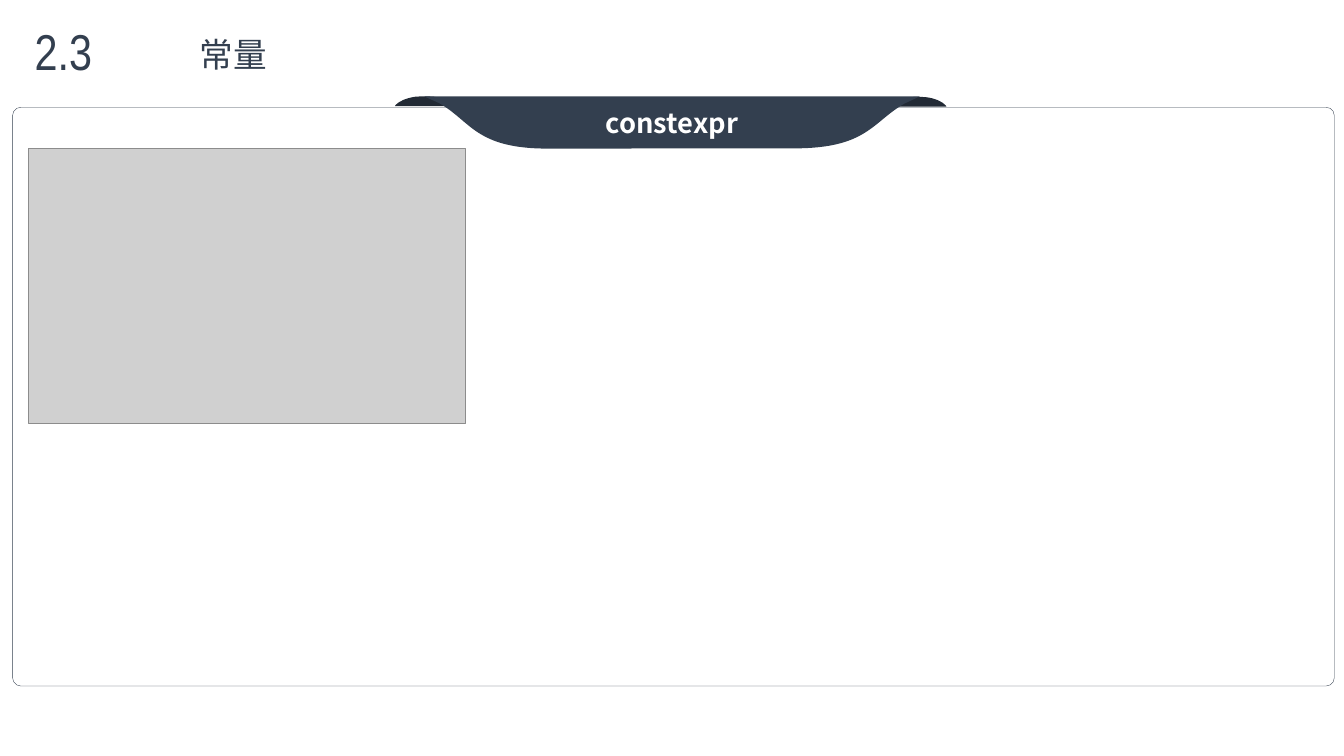
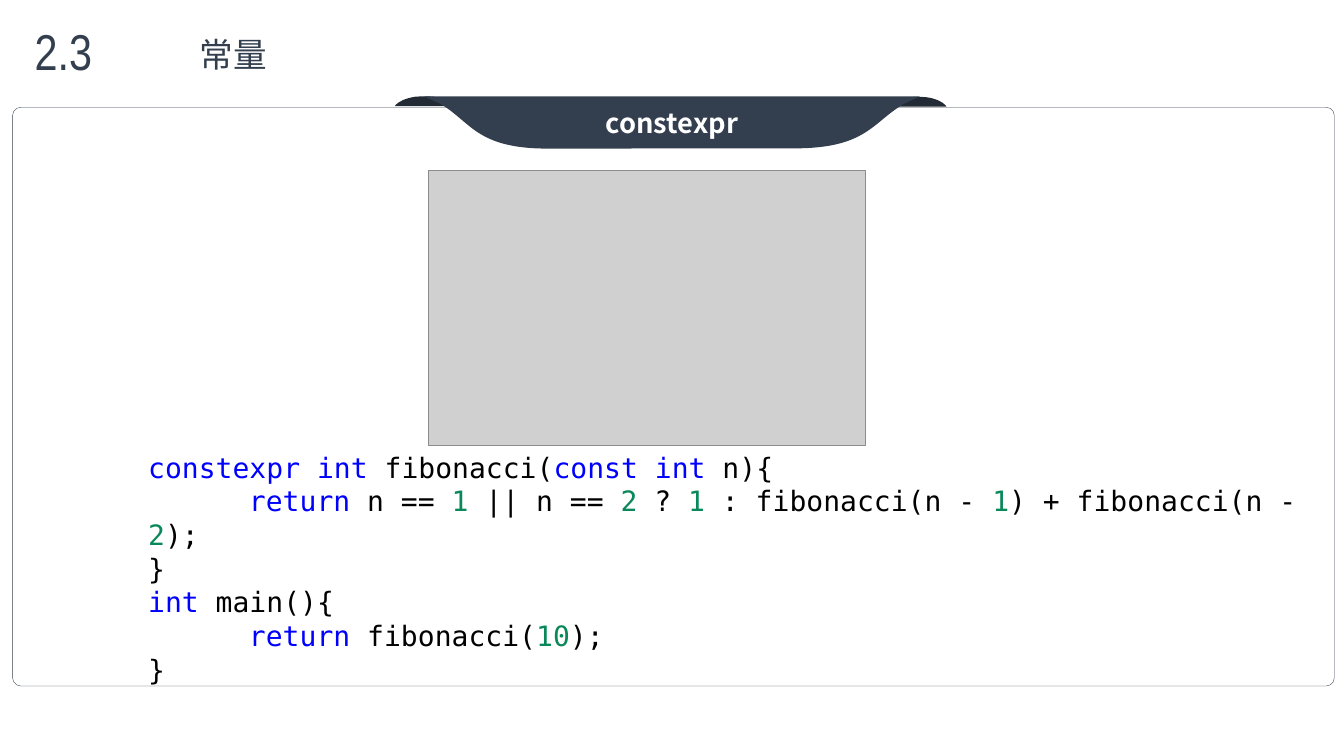
Before and after one commit to max4sharing/modern_cpp, a slide deck: slide 16 of C++11.pptx. Drawn at 1344x756 pixels with LibreOffice and Linux fonts; fonts in the diff are those of the drawing; grey boxes stand for pictures; background and template pictures are left out. Boxes give left, top, right and bottom in pixels: in the first picture for what was removed or moved away, otherwise in the second. Text is boxed around its words. In the diff, an @@ line names an element or a change of style, - is before the commit and + after.

```diff
--- a/C++11.pptx
+++ b/C++11.pptx
@@ picture: place and size @@
-picture at [29, 148, 466, 423]
+picture at [430, 170, 866, 446]
@@ text added at [148, 456, 1263, 650], 20 pt, text #000000 @@
+constexpr int fibonacci(const int n){
+return n == 1 || n == 2 ? 1 : fibonacci(n - 1) + fibonacci(n - 2);
+}
+int main(){
+return fibonacci(10);
+}
```
Also in this commit, not shown: 3 other slides changed, 8 other files.
